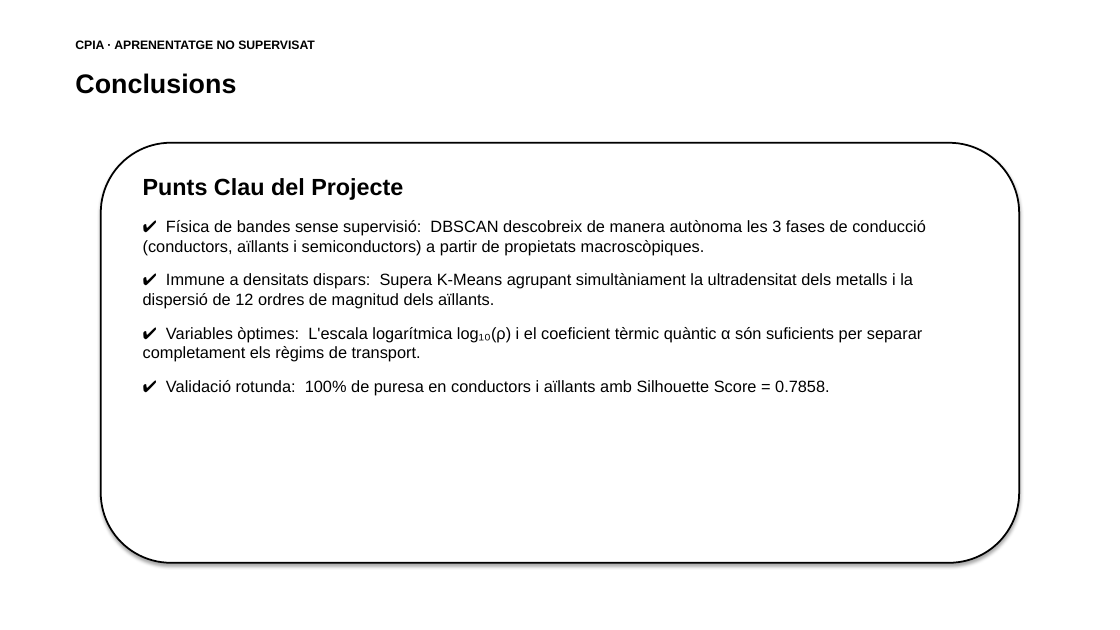
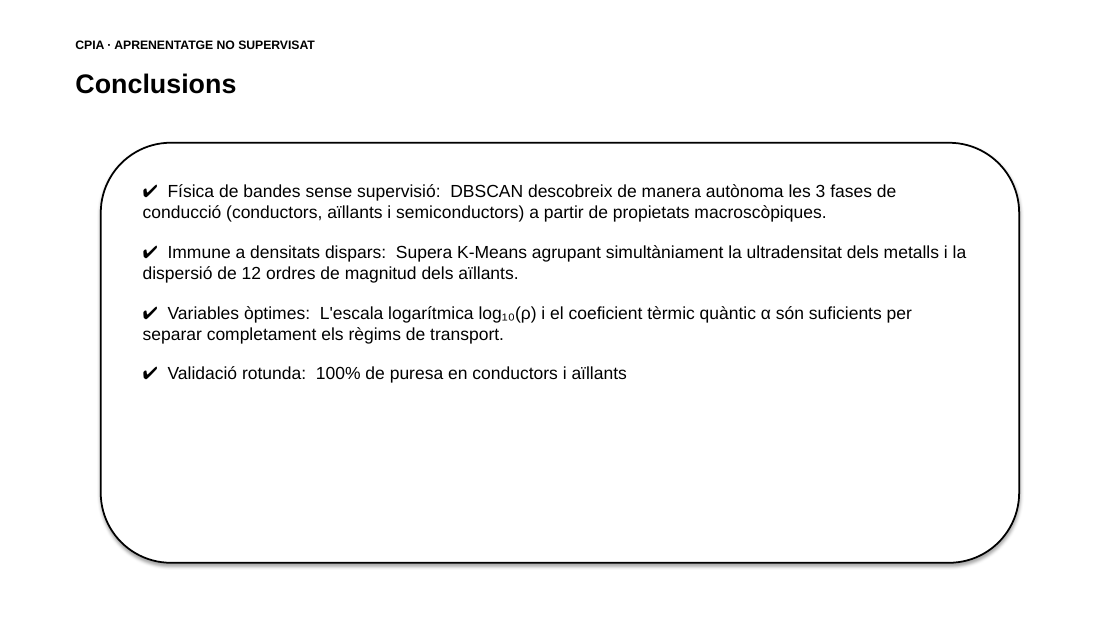
Before and after one commit to ArnauMontull/CPIA-Expo, a slide deck: slide 19 of presentacion/expo_cpia.pptx. Drawn at 1120x630 pixels with LibreOffice and Linux fonts; fonts in the diff are those of the drawing. Boxes give left, top, right and bottom in pixels: in the first picture for what was removed or moved away, otherwise in the second. Text is boxed around its words. In the diff, an @@ line names an element or a change of style, - is before the commit and + after.

Commit message:
docs(slides): actualitzar conclusions eliminant la mencio al silhouette score

```diff
--- a/presentacion/expo_cpia.pptx
+++ b/presentacion/expo_cpia.pptx
@@ text at [143, 178, 403, 200]: paragraph removed @@
-Punts Clau del Projecte
@@ text at [143, 184, 967, 344]: size 14 to 15 pt in "✔ Física de bandes sense supervisió: DBSCAN ...", "✔ Immune a densitats dispars: Supera K-Means ...", "✔ Variables òptimes: L'escala logarítmica log₁₀(ρ) i ..."; more space between paragraphs @@
@@ text at [168, 366, 627, 383]: text changed; size 14 to 15 pt @@
-✔ Validació rotunda: 100% de puresa en conductors i aïllants amb Silhouette Score = 0.7858.
+✔ Validació rotunda: 100% de puresa en conductors i aïllants
```
Also in this commit, not shown: 3 other files.
